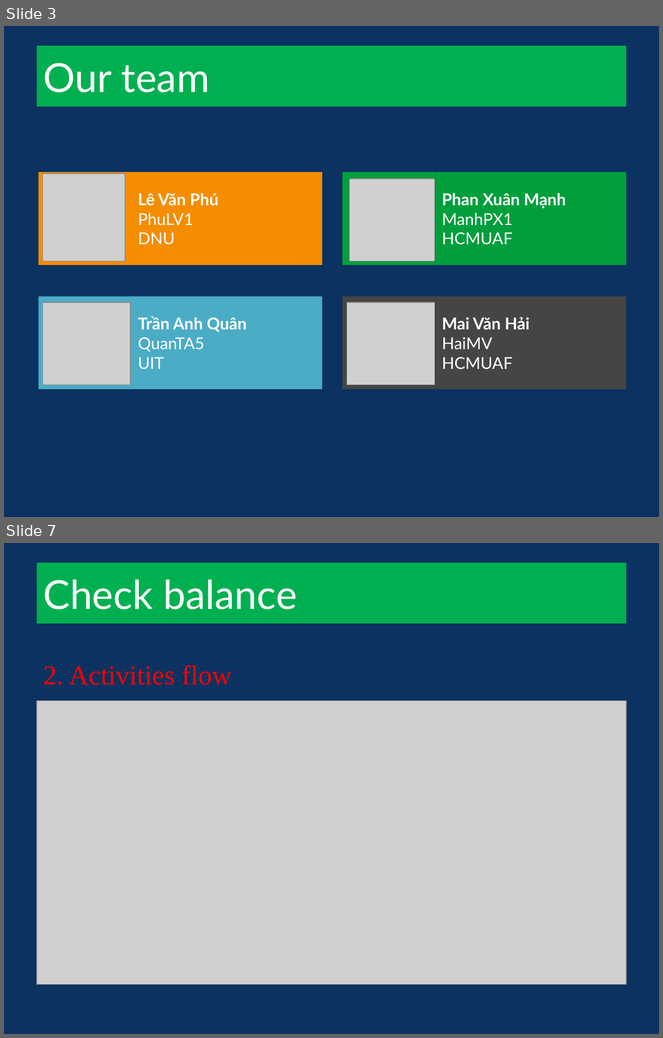
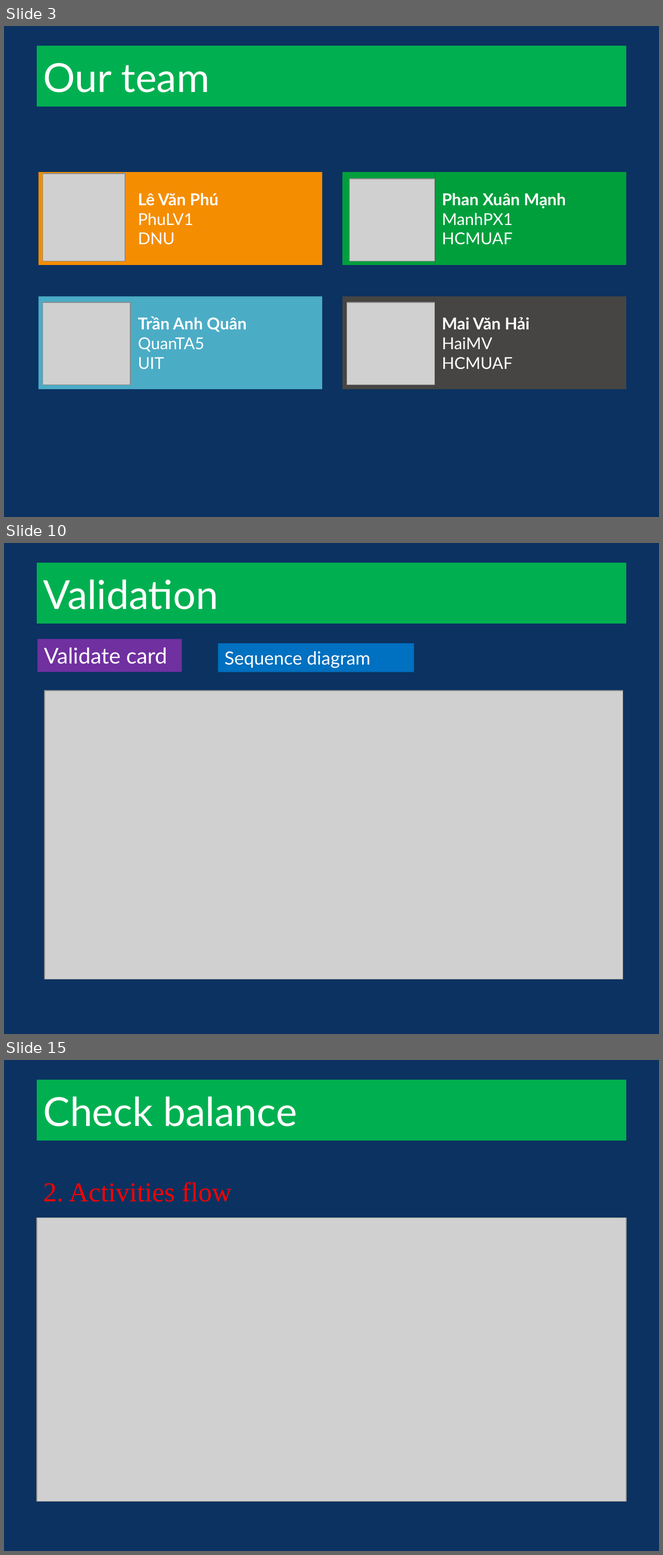
Before and after one commit to heartsmile/ATM_HMPQ, a slide deck: doc/ATM slide.pptx. Shown one above the other, each under a label of ours: slides 3 and 7 before the commit, slides 3, 10 and 15 after it; the slides between them are not shown. The pictures are 663x1038 and 663x1555 pixels, drawn with LibreOffice and Linux fonts; fonts in the diff are those of the drawing; grey boxes stand for pictures; background and template pictures are left out. Boxes give left, top, right and bottom in pixels: in the first picture for what was removed or moved away, otherwise in the second. Text is boxed around its words. In the diff, an @@ line names an element or a change of style, - is before the commit and + after.

```diff
--- a/doc/ATM slide.pptx
+++ b/doc/ATM slide.pptx
@@ slide 10 added at bbox=[4, 543, 659, 1034], background #0B3261 @@
@@ title added at bbox=[37, 563, 626, 624], fill #00B050, 44 pt, text #FFFFFF @@
+Validation
@@ rectangle added at bbox=[37, 639, 181, 672], fill #7030A0, 24 pt, text #FFFFFF @@
+Validate card
@@ rectangle added at bbox=[218, 643, 414, 672], fill #0070C0, 20 pt, text #FFFFFF @@
+Sequence diagram
@@ picture added at bbox=[45, 691, 623, 979] @@
@@ what was slide 7 is now slide 15 @@
```
Also in this commit, not shown: 4 slides changed, 11 other slides added, 2 slides removed.
